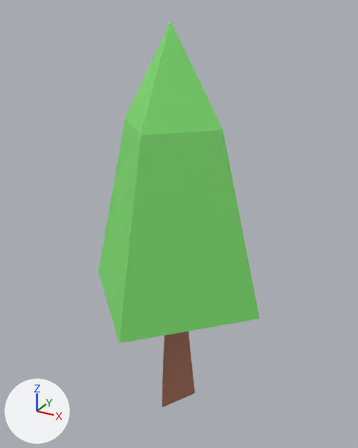
An edit to the FBX model Assets/World/Trees/AspenObj.fbx, drawn before and after from the same camera.
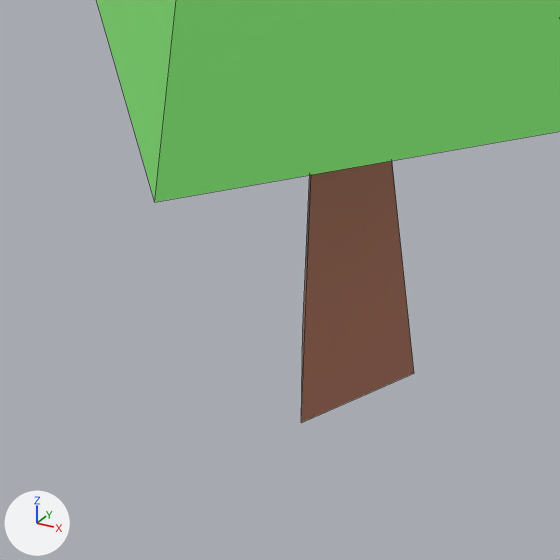
Old and new are each drawn whole from a camera (50 mm lens) standing at (5.11, -8.96, 8.95) and looking at (0.02, 0.29, 4.32) and again close up on the part from 21% to 66% of the width and 63% to 100% of the height. The axes (+X, +Y, +Z) are drawn at lower left. The lights are the same throughout. The close-ups show mesh edges as thin lines. Where no turn or scale is listed for an object, it has been applied to the vertices.

The scene before the commit, as lines of its bpy script (objects in view):
```python
me_cube_001 = bpy.data.meshes.new('Cube.001')
me_cube_001.from_pydata(...)  # 13 vertices, 13 faces; spans x -2.22..2.22, y -2.22..2.22, z -0.5..8.69
# faces by material slot: [9, 4]
me_cube_001.materials.append(mat_leaves)  # green #83e773
me_cube_001.materials.append(mat_bark)  # brown #ab725c
# before: 0 (0.0, -0.58, -0.5) at pixel (301, 422), 1 (-0.5, 0.29, -0.5) at pixel (302, 330), 2 (0.5, 0.29, -0.5) at pixel (414, 373)
ob_aspen = bpy.data.objects.new('Aspen', me_cube_001)
ob_aspen.location = (0.0, 0.0, 0.0)
```
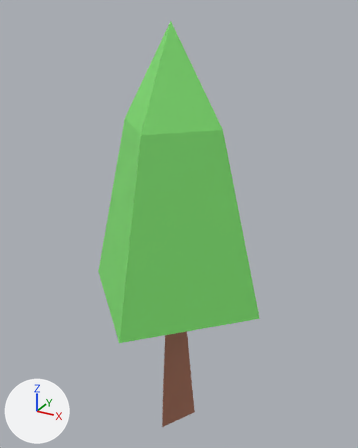
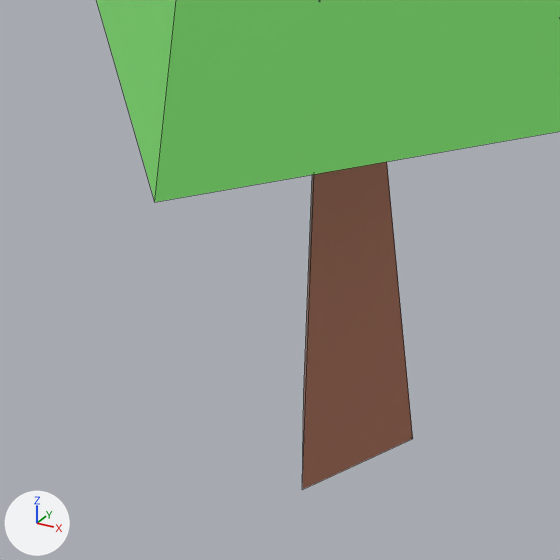
The newer file is also rescaled (x1.5) as a whole; pictures and numbers use the older file's frame.

Pixel boxes (x1, y1, x2, y2) of what changed, in the close-ups (560 x 560 px; the box of a moved part takes in the faces that stretch with it):
'Aspen', reshaped
    before: (96, 0, 560, 423)
    after: (96, 0, 560, 490)
part 1 of me_cube_001, moved or reshaped
    before: (301, 161, 414, 423)
    after: (302, 162, 413, 490)

Edits to the bpy script that builds the scene:
```text
Change me_cube_001:
    where me_cube_001.from_pydata(...)  # 13 vertices, 13 faces; spans x -2.22..2.22, y -2.22..2.22, z -0.5..8.69
    used by ob_aspen; location = (0.0, 0.0, 0.0)
    me_cube_001 part 1
    add for i in [0, 1, 2]: me_cube_001.vertices[i].co += Vector((0.0, 0.0, -0.67))
```
